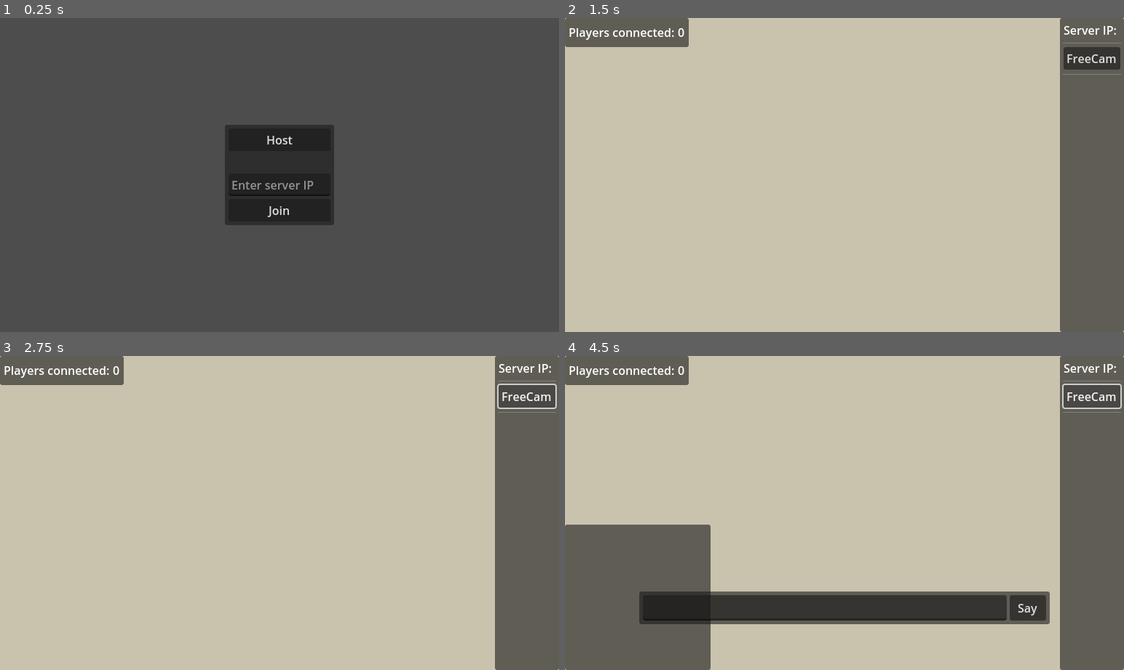
Above: before the commit, frames 1-4 (two rows, left to right).
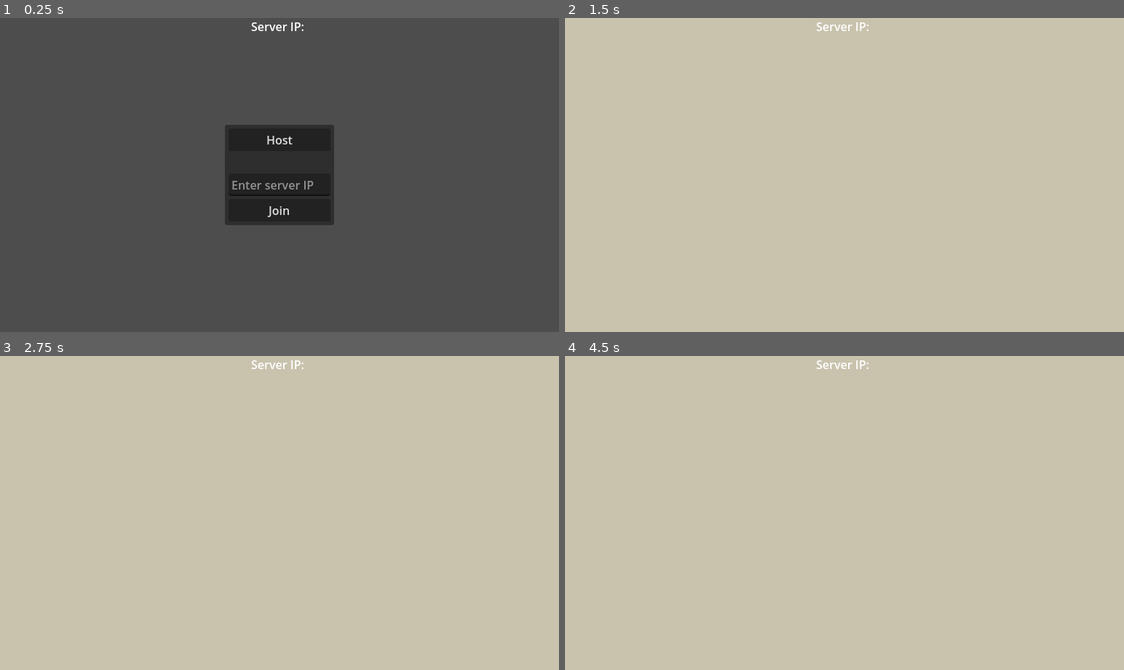
Above: after the commit, the same moments.

Repository: Linko-3D/Godot-Simple-Online-Multiplayer-Networking
Game: Godot game, scene res://main.tscn
Same seed, same stepped clock (60 frames per second), same inputs: the game is played once before the commit and once after it. The engine's default icon, where the game draws it, is replaced by a stand-in: a white triangle on a blue panel in a dark square.
Inputs (mouse positions are in pixels of both pictures, inside the frame that each line leads up to):
- Up to frame 1 (0.25 s): no input
- Up to frame 2 (1.5 s): click (844, 184) at 0.52 s; type "12" at 0.6 s; click "Host" at 1.25 s
- Up to frame 3 (2.75 s): click (525, 396) at 2 s, where only the run before the commit has a clickable "FreeCam"
- Up to frame 4 (4.5 s): tap Enter at 2.75, 3.8, 4.25 s; hold Right (ui_right) 2.78-3.53 s; hold Enter 2.78-3.53 s; tap Keypad Enter at 3.05, 3.6 s; tap Space at 3.5 s; hold Down (ui_down) 3.53-4.28 s; hold Right (ui_right) from 4.28 s (still down); hold Enter from 4.28 s (still down)

The runs differ from the first frame. In frame 1, 0.1% of the frame differs, in the area x 44-55%, y 1-5%; in frame 2, 14%; in frame 3, 14%; in frame 4, 32%, in the area x 0-100%, y 0-100%.

Commit message:
simplified

Diff:
--- a/chat.gd
+++ /dev/null
@@ -1,56 +0,0 @@
-extends CanvasLayer
-
-var enter_key_pressed = false
-
-func _ready():
-	%InputBox.hide()
-	%Messages.hide()
-
-	%InputBox.position.y = (get_viewport().size.y / 4) * 3
-
-func _input(event):
-	if not visible:
-		return
-
-	if Input.is_key_pressed(KEY_ESCAPE):
-		%InputBox.hide()
-		%InputText.text = ""
-		%Timer.start()
-
-	if Input.is_key_pressed(KEY_ENTER) or Input.is_key_pressed(KEY_KP_ENTER):
-		if not enter_key_pressed:
-			%InputBox.visible = !%InputBox.visible
-			%Timer.stop()
-
-			if %InputBox.visible == false:
-				_on_say_button_pressed()
-			else:
-				%Messages.show()
-
-			enter_key_pressed = true
-	else:
-		enter_key_pressed = false
-
-func _on_input_text_text_submitted(new_text):
-	_on_say_button_pressed()
-
-func _on_say_button_pressed():
-	%InputBox.hide()
-	%Timer.start()
-	if %InputText.text != "":
-		send_message.rpc(%InputText.text, str(multiplayer.get_unique_id()))
-		%InputText.text = ""
-
-@rpc("call_local", "any_peer")
-func send_message(message, playerName):
-	var label = Label.new()
-	label.text = playerName + ": " + message
-	%DisplayedMessages.add_child(label)
-	if %DisplayedMessages.get_child_count() > 7:
-		%DisplayedMessages.get_child(0).queue_free()
-
-	%Timer.start()
-	%Messages.show()
-
-func _on_timer_timeout():
-	%Messages.hide()
--- a/chat.tscn
+++ /dev/null
@@ -1,69 +0,0 @@
-[gd_scene load_steps=2 format=3 uid="uid://dwxveyp5e8a6a"]
-
-[ext_resource type="Script" path="res://chat.gd" id="1_iiw1j"]
-
-[node name="Chat" type="CanvasLayer"]
-script = ExtResource("1_iiw1j")
-
-[node name="Messages" type="PanelContainer" parent="."]
-unique_name_in_owner = true
-anchors_preset = 2
-anchor_top = 1.0
-anchor_bottom = 1.0
-offset_top = -200.0
-offset_right = 200.0
-grow_vertical = 0
-
-[node name="MarginContainer" type="MarginContainer" parent="Messages"]
-layout_mode = 2
-theme_override_constants/margin_left = 5
-theme_override_constants/margin_top = 5
-theme_override_constants/margin_right = 5
-theme_override_constants/margin_bottom = 5
-
-[node name="DisplayedMessages" type="VBoxContainer" parent="Messages/MarginContainer"]
-unique_name_in_owner = true
-layout_mode = 2
-
-[node name="InputBox" type="PanelContainer" parent="."]
-unique_name_in_owner = true
-anchors_preset = 7
-anchor_left = 0.5
-anchor_top = 1.0
-anchor_right = 0.5
-anchor_bottom = 1.0
-offset_left = -282.0
-offset_top = -45.0
-offset_right = 282.0
-grow_horizontal = 2
-grow_vertical = 0
-
-[node name="MarginContainer" type="MarginContainer" parent="InputBox"]
-layout_mode = 2
-theme_override_constants/margin_left = 5
-theme_override_constants/margin_top = 5
-theme_override_constants/margin_right = 5
-theme_override_constants/margin_bottom = 5
-
-[node name="HBoxContainer" type="HBoxContainer" parent="InputBox/MarginContainer"]
-layout_mode = 2
-
-[node name="InputText" type="LineEdit" parent="InputBox/MarginContainer/HBoxContainer"]
-unique_name_in_owner = true
-custom_minimum_size = Vector2(500, 35)
-layout_mode = 2
-caret_blink = true
-
-[node name="SayButton" type="Button" parent="InputBox/MarginContainer/HBoxContainer"]
-custom_minimum_size = Vector2(50, 0)
-layout_mode = 2
-text = "Say"
-
-[node name="Timer" type="Timer" parent="."]
-unique_name_in_owner = true
-wait_time = 3.0
-one_shot = true
-
-[connection signal="text_submitted" from="InputBox/MarginContainer/HBoxContainer/InputText" to="." method="_on_input_text_text_submitted"]
-[connection signal="pressed" from="InputBox/MarginContainer/HBoxContainer/SayButton" to="." method="_on_say_button_pressed"]
-[connection signal="timeout" from="Timer" to="." method="_on_timer_timeout"]
--- a/main.gd
+++ b/main.gd
@@ -3,46 +3,17 @@
 @export var player : PackedScene
 @export var map : PackedScene
 
-var upnp = UPNP.new()
-
-var banned_ips = []
-
-func _process(delta):
-	%NumberConnected.text = str(multiplayer.get_peers().size())
-
-	print(%PlayersList.get_child_count())
-
-	if multiplayer.is_server():
-		if %PlayersList.get_child_count() != multiplayer.get_peers().size():
-			for i in range(%PlayersList.get_child_count()):
-				%PlayersList.get_child(i).queue_free()
-
-			for i in range(multiplayer.get_peers().size()):
-				var line = HBoxContainer.new()
-				%PlayersList.add_child(line)
-
-				var kick_button = Button.new()
-				kick_button.text = "KICK"
-				line.add_child(kick_button)
-
-				var pov_button = Button.new()
-				pov_button.text = "POV"
-				line.add_child(pov_button)
-
-				var label = Label.new()
-				label.text = str(multiplayer.get_peers()[i])
-				line.add_child(label)
-
+# Set up port mapping for online multiplayer functionality
 func _ready():
 	%Lobby.hide()
-	%Admin.hide()
-	%PlayersConnected.hide()
-	upnp_setup()
 
-# Server
+	var upnp = UPNP.new()
+	upnp.discover()
+	upnp.add_port_mapping(9999)
+	%DisplayPublicIP.text = "Server IP: " + upnp.query_external_address()
+
+# Dedicated server (it does not spawn a player)
 func _on_host_button_pressed():
-	%Admin.show()
-
 	var peer = ENetMultiplayerPeer.new()
 	peer.create_server(9999)
 	multiplayer.multiplayer_peer = peer
@@ -58,13 +29,10 @@
 	multiplayer.multiplayer_peer = peer
 
 	multiplayer.connected_to_server.connect(load_game) # Loads only if connected to a server
-	multiplayer.server_disconnected.connect(server_offline)
+	multiplayer.server_disconnected.connect(server_offline) # Will go back to the main menu
 
 func load_game():
-	%Chat.show()
-	%PlayersConnected.show()
 	%Menu.hide()
-	print()
 	%MapInstance.add_child(map.instantiate())
 
 	if not multiplayer.is_server():
@@ -73,16 +41,10 @@
 func _on_enter_button_pressed():
 	%Lobby.hide()
 	if not multiplayer.is_server():
-		add_player.rpc_id(1, multiplayer.get_unique_id(), upnp.query_external_address())
+		add_player.rpc_id(1, multiplayer.get_unique_id())
 
 @rpc("any_peer") # Add "call_local" if you also want to spawn a player from the server
-func add_player(id, ip):
-	var player_ip = ip
-
-	if player_ip in banned_ips:
-		print("Connection from " + player_ip + " rejected (banned).")
-		return
-
+func add_player(id):
 	var player_instance = player.instantiate()
 	player_instance.name = str(id)
 	%SpawnPosition.add_child(player_instance)
@@ -93,17 +55,9 @@
 
 func server_offline():
 	%Menu.show()
-	%Chat.hide()
 	%Lobby.hide()
-	%PlayersConnected.hide()
 	if %MapInstance.get_child(0):
 		%MapInstance.get_child(0).queue_free()
 
-# Set up port mapping for online multiplayer functionality
-func upnp_setup():
-	upnp.discover()
-	upnp.add_port_mapping(9999)
-	%DisplayPublicIP.text = "Server IP: " + upnp.query_external_address()
-
 func _on_quit_button_pressed():
 	get_tree().quit()
--- a/main.tscn
+++ b/main.tscn
@@ -1,9 +1,8 @@
-[gd_scene load_steps=5 format=3 uid="uid://cs7kdpemhirwt"]
+[gd_scene load_steps=4 format=3 uid="uid://cs7kdpemhirwt"]
 
 [ext_resource type="Script" path="res://main.gd" id="1_qmj53"]
 [ext_resource type="PackedScene" uid="uid://dsm0u4o7lg7sr" path="res://player/player.tscn" id="2_mm035"]
 [ext_resource type="PackedScene" uid="uid://clvp4cain5340" path="res://maps/map.tscn" id="3_y0mr2"]
-[ext_resource type="PackedScene" uid="uid://dwxveyp5e8a6a" path="res://chat.tscn" id="4_rr7el"]
 
 [node name="Main" type="Node"]
 script = ExtResource("1_qmj53")
@@ -69,9 +68,9 @@
 anchor_right = 0.5
 anchor_bottom = 0.5
 offset_left = -75.0
-offset_top = -96.0
+offset_top = -65.0
 offset_right = 75.0
-offset_bottom = 96.0
+offset_bottom = 65.0
 grow_horizontal = 2
 grow_vertical = 2
 metadata/_edit_group_ = true
@@ -97,13 +96,6 @@
 layout_mode = 2
 text = "Enter game"
 
-[node name="Gap" type="Label" parent="Lobby/MarginContainer/VBoxContainer"]
-layout_mode = 2
-
-[node name="SpectateButton" type="Button" parent="Lobby/MarginContainer/VBoxContainer"]
-layout_mode = 2
-text = "Spectate"
-
 [node name="Gap2" type="Label" parent="Lobby/MarginContainer/VBoxContainer"]
 layout_mode = 2
 
@@ -111,79 +103,20 @@
 layout_mode = 2
 text = "Quit game"
 
-[node name="Admin" type="PanelContainer" parent="."]
+[node name="DisplayPublicIP" type="Label" parent="."]
 unique_name_in_owner = true
-anchors_preset = 11
-anchor_left = 1.0
-anchor_right = 1.0
-anchor_bottom = 1.0
-offset_left = -41.0
-grow_horizontal = 0
-grow_vertical = 2
-
-[node name="MarginContainer" type="MarginContainer" parent="Admin"]
-layout_mode = 2
-theme_override_constants/margin_left = 5
-theme_override_constants/margin_top = 5
-theme_override_constants/margin_right = 5
-theme_override_constants/margin_bottom = 5
-
-[node name="VBoxContainer" type="VBoxContainer" parent="Admin/MarginContainer"]
-layout_mode = 2
-
-[node name="DisplayPublicIP" type="Label" parent="Admin/MarginContainer/VBoxContainer"]
-unique_name_in_owner = true
-layout_mode = 2
+anchors_preset = 5
+anchor_left = 0.5
+anchor_right = 0.5
+offset_left = -38.5
+offset_right = 38.5
+offset_bottom = 23.0
+grow_horizontal = 2
 horizontal_alignment = 1
-
-[node name="HSeparator" type="HSeparator" parent="Admin/MarginContainer/VBoxContainer"]
-layout_mode = 2
-
-[node name="CamButton" type="Button" parent="Admin/MarginContainer/VBoxContainer"]
-layout_mode = 2
-text = "FreeCam"
-
-[node name="HSeparator2" type="HSeparator" parent="Admin/MarginContainer/VBoxContainer"]
-layout_mode = 2
-
-[node name="PlayersList" type="VBoxContainer" parent="Admin/MarginContainer/VBoxContainer"]
-unique_name_in_owner = true
-layout_mode = 2
 
 [node name="MultiplayerSpawner" type="MultiplayerSpawner" parent="."]
 _spawnable_scenes = PackedStringArray("res://player/player.tscn")
 spawn_path = NodePath("../SpawnPosition")
-
-[node name="Chat" parent="." instance=ExtResource("4_rr7el")]
-unique_name_in_owner = true
-
-[node name="HBoxContainer" type="HBoxContainer" parent="."]
-offset_right = 40.0
-offset_bottom = 40.0
-
-[node name="PlayersConnected" type="PanelContainer" parent="."]
-unique_name_in_owner = true
-offset_right = 40.0
-offset_bottom = 40.0
-
-[node name="MarginContainer" type="MarginContainer" parent="PlayersConnected"]
-layout_mode = 2
-theme_override_constants/margin_left = 5
-theme_override_constants/margin_top = 5
-theme_override_constants/margin_right = 5
-theme_override_constants/margin_bottom = 5
-
-[node name="HBoxContainer" type="HBoxContainer" parent="PlayersConnected/MarginContainer"]
-layout_mode = 2
-
-[node name="Label" type="Label" parent="PlayersConnected/MarginContainer/HBoxContainer"]
-layout_mode = 2
-text = "Players connected:"
-
-[node name="NumberConnected" type="Label" parent="PlayersConnected/MarginContainer/HBoxContainer"]
-unique_name_in_owner = true
-layout_mode = 2
-text = "0"
 
 [connection signal="pressed" from="Menu/MarginContainer/VBoxContainer/HostButton" to="." method="_on_host_button_pressed"]
 [connection signal="text_submitted" from="Menu/MarginContainer/VBoxContainer/To" to="." method="_on_to_text_submitted"]
